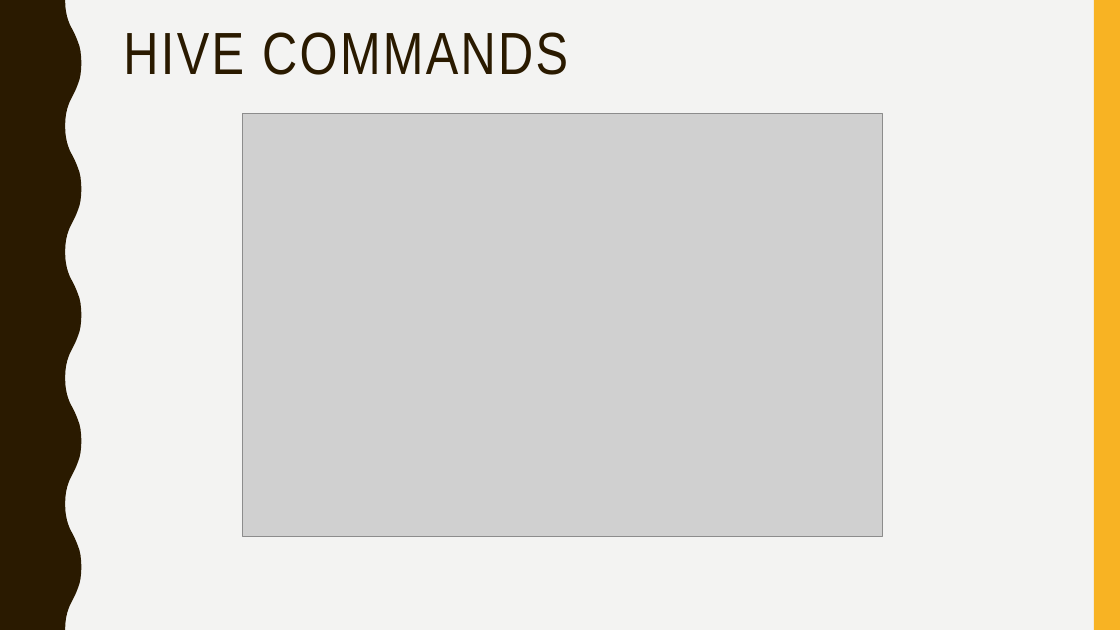
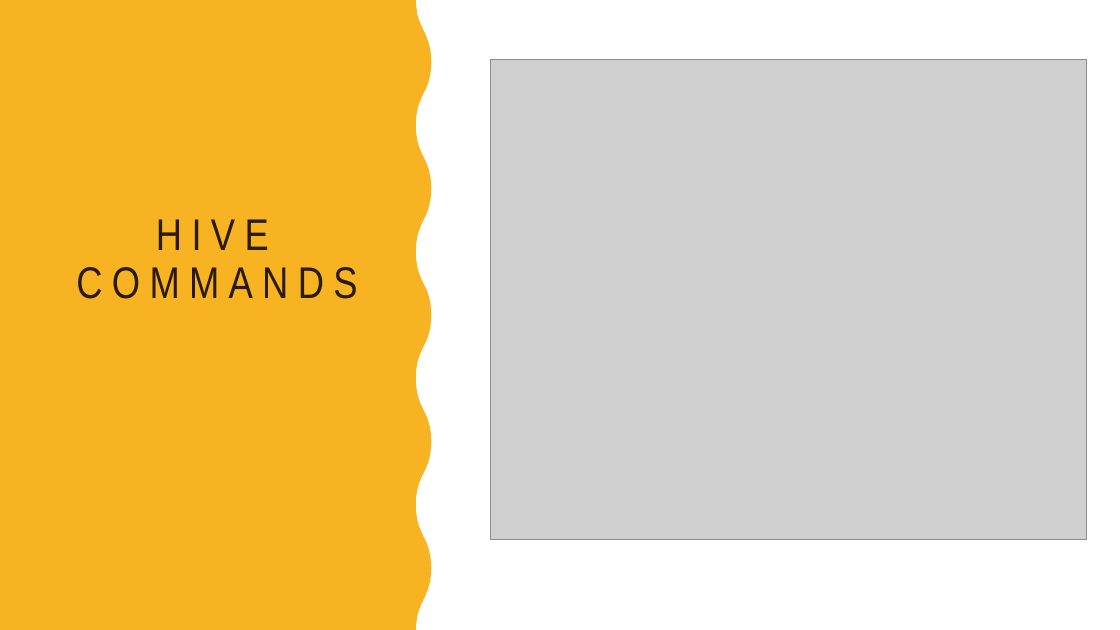
Before and after one commit to badisasairam/Hive, a slide deck: slide 32 of docs/HIVE.pptx. Drawn at 1120x630 pixels with LibreOffice and Linux fonts; fonts in the diff are those of the drawing; grey boxes stand for pictures. Boxes give left, top, right and bottom in pixels: in the first picture for what was removed or moved away, otherwise in the second. Text is boxed around its words. In the diff, an @@ line names an element or a change of style, - is before the commit and + after.

```diff
--- a/docs/HIVE.pptx
+++ b/docs/HIVE.pptx
@@ background #F3F3F2 to #FFFFFF @@
@@ rectangle added at (x1=0, y1=0, x2=26, y2=630), fill #2A1A00 @@
@@ rectangle added at (x1=0, y1=0, x2=1120, y2=630), fill #FFFFFF @@
@@ freeform shape added at (x1=0, y1=0, x2=431, y2=630), fill #F8B323 @@
@@ title "HIVE COMMANDS" moved from (x1=123, y1=32, x2=568, y2=75) to (x1=76, y1=219, x2=357, y2=299) @@
@@ title "HIVE COMMANDS" at (x1=76, y1=219, x2=357, y2=299): size 51 to 38 pt, letter spacing 2 to 8 pt; alignment left to centre; vertical alignment top to middle @@
@@ picture resized from (x1=243, y1=113, x2=883, y2=536) to (x1=491, y1=59, x2=1087, y2=539) @@
```
Also in this commit, not shown: 34 other slides changed, 1 slide added.
